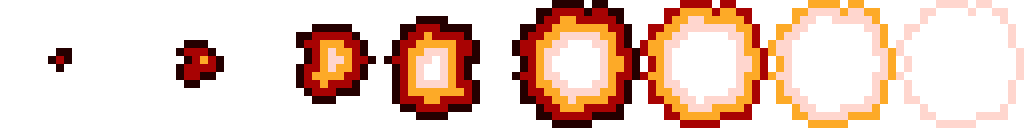
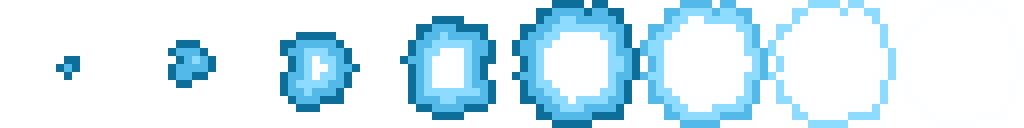
Layers edited between the first and the second w=1024, h=128 image:
added group "Water" with 8 layers above "Flame" over [56, 0, 1024, 128]
added layer "Layer 13 copy" (1st of 2, in "Water") in group "Water" over [56, 56, 80, 80]
added layer "Layer 9" in group "Water" over [168, 40, 216, 88]
added layer "Layer 8" in group "Water" over [280, 32, 360, 112]
added layer "Layer 7" in group "Water" over [400, 16, 496, 120]
added layer "Layer 9 copy" (1st of 2, in "Water") in group "Water" over [512, 0, 640, 128]
added layer "Layer 9 copy 2" (1st of 2, in "Water") in group "Water" over [640, 0, 768, 128]
added layer "Layer 9 copy 3" (1st of 2, in "Water") in group "Water" over [768, 0, 896, 128]
added layer "Layer 6" in group "Water" over [896, 0, 1024, 128]
moved "Layer 13 copy" (2nd of 2, in "Flame") into group "Flame" over [48, 48, 72, 72]
moved "Layer 5" into group "Flame" over [176, 40, 224, 88]
moved "Layer 4" into group "Flame" over [296, 24, 376, 104]
moved "Layer 3" into group "Flame" over [384, 16, 480, 120]
moved "Layer 9 copy" (2nd of 2, in "Flame") into group "Flame" over [512, 0, 640, 128]
moved "Layer 9 copy 2" (2nd of 2, in "Flame") into group "Flame" over [640, 0, 768, 128]
moved "Layer 9 copy 3" (2nd of 2, in "Flame") into group "Flame" over [768, 0, 896, 128]
moved "Layer 2" into group "Flame" over [896, 0, 1024, 128]
